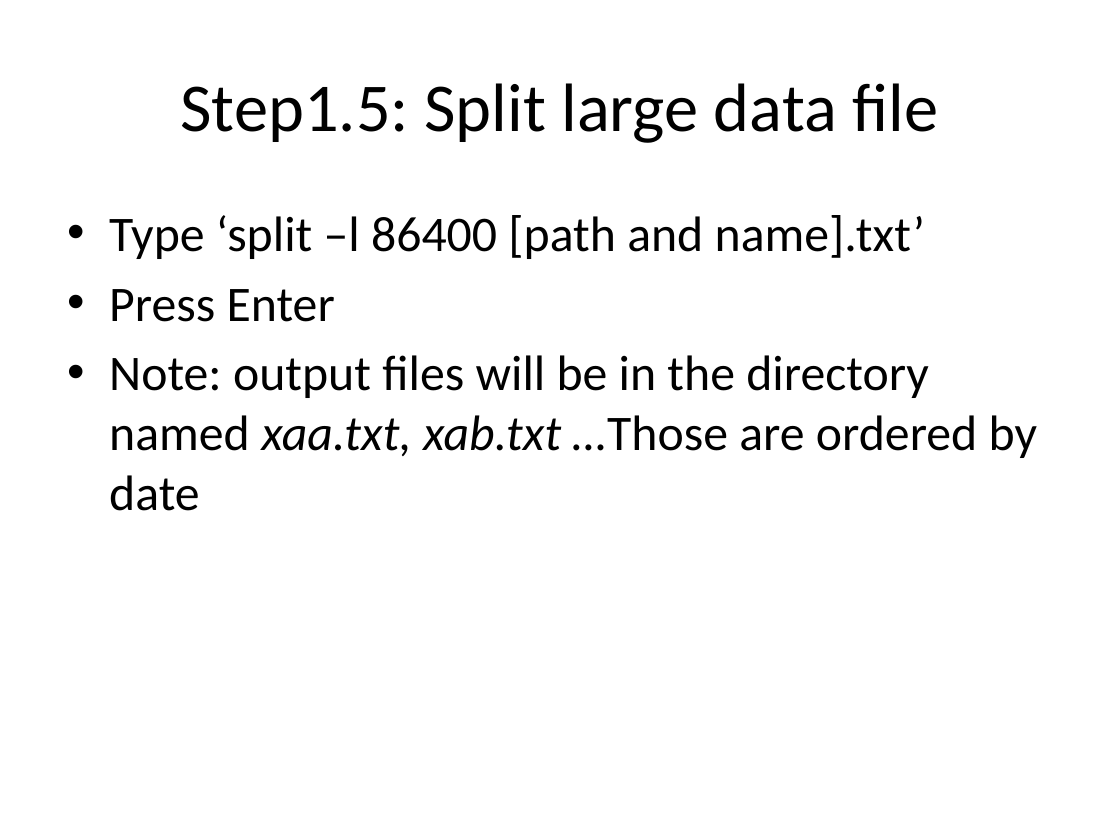
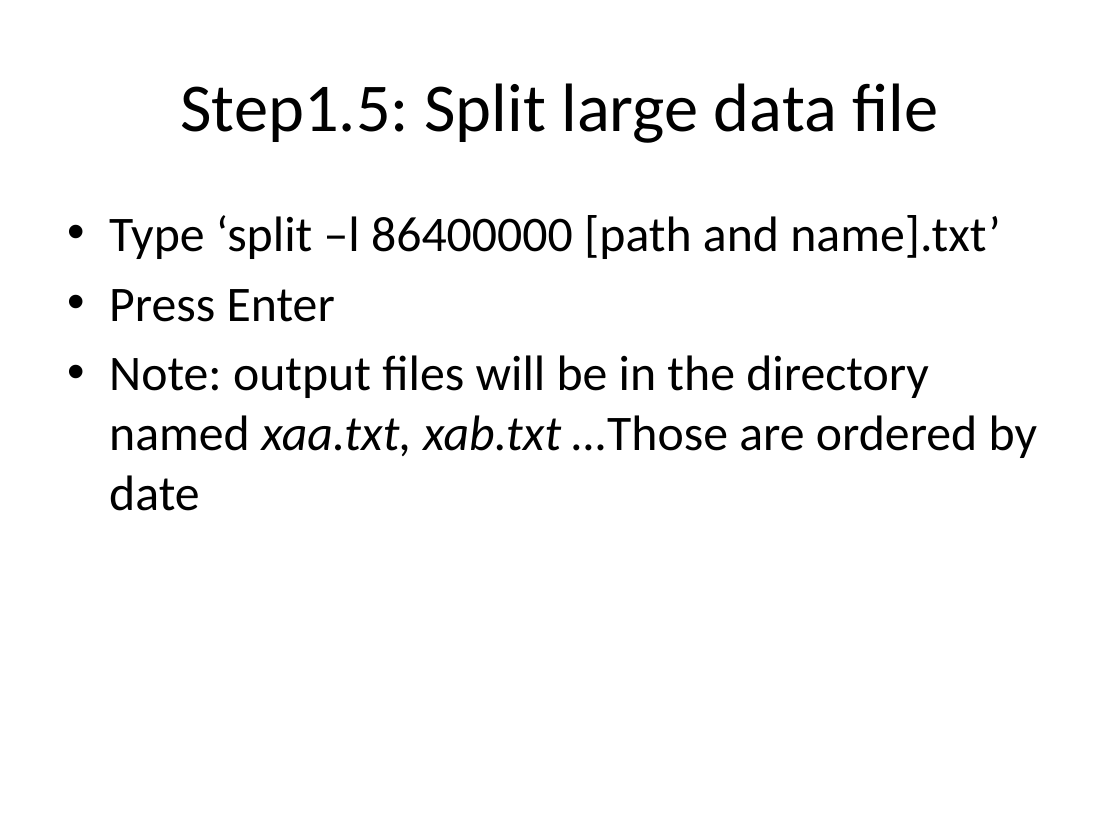
Before and after one commit to pirloforever21/SeizureDetection, a slide deck: slide 11 of Detection User Mannual.pptx. Drawn at 1120x840 pixels with LibreOffice and Linux fonts; fonts in the diff are those of the drawing. Boxes give left, top, right and bottom in pixels: in the first picture for what was removed or moved away, otherwise in the second. Text is boxed around its words. In the diff, an @@ line names an element or a change of style, - is before the commit and + after.

```diff
--- a/Detection User Mannual.pptx
+++ b/Detection User Mannual.pptx
@@ text at [109,215,1000,259]: text changed @@
-• Type ‘split –l 86400 [path and name].txt’
+• Type ‘split –l 86400000 [path and name].txt’
```
